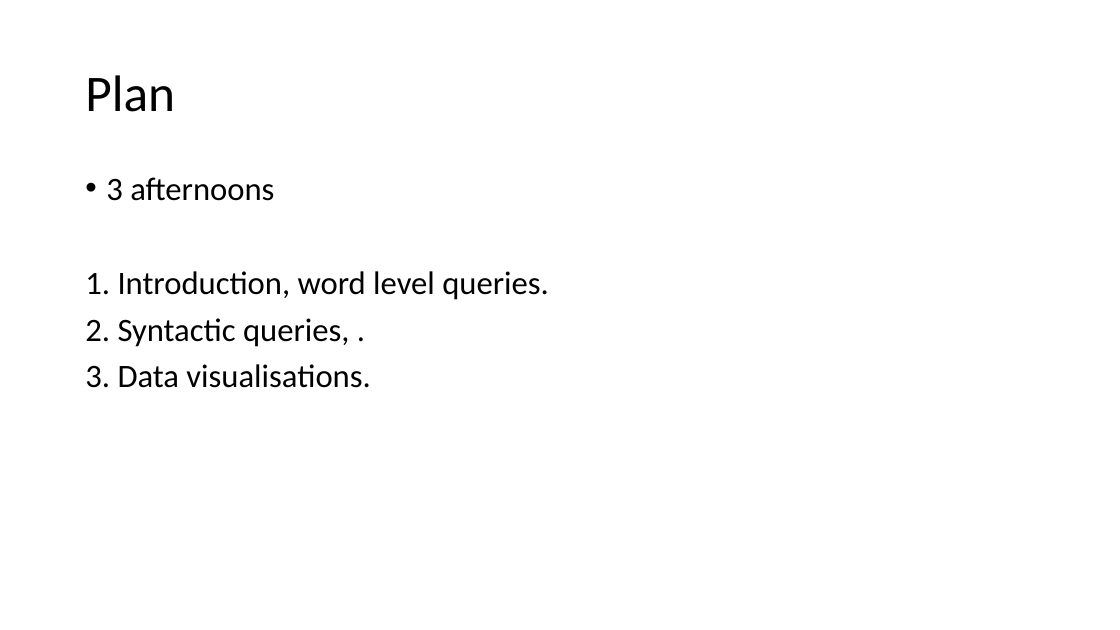
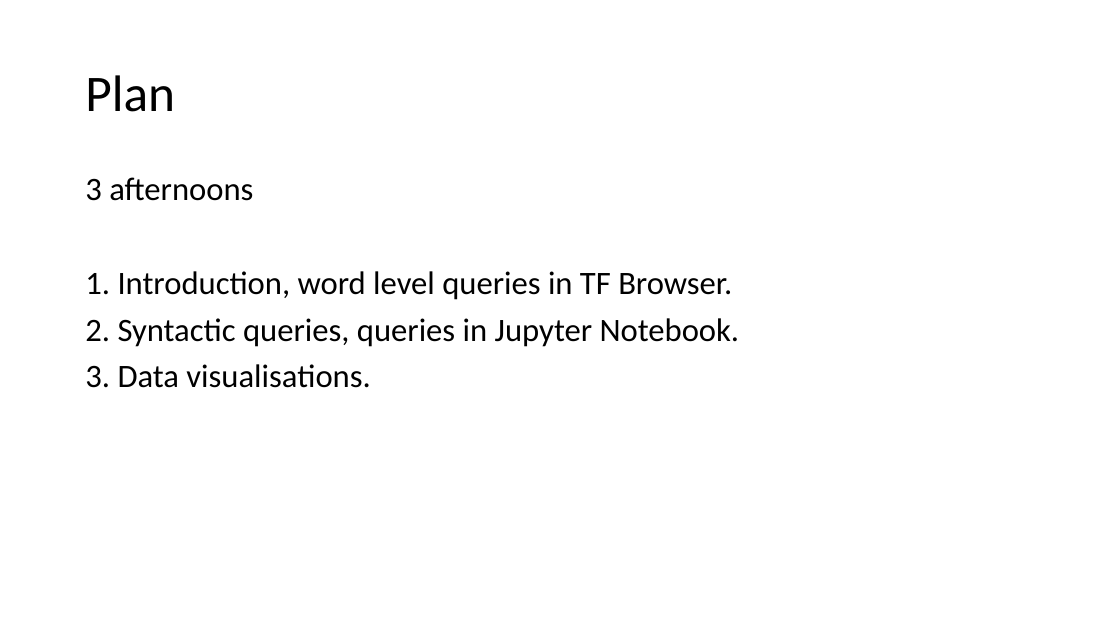
Before and after one commit to MartijnNaaijer/workshop_zurich_text_fabric, a slide deck: slide 4 of presentation_6_march_2026.pptx. Drawn at 1120x630 pixels with LibreOffice and Linux fonts; fonts in the diff are those of the drawing. Boxes give left, top, right and bottom in pixels: in the first picture for what was removed or moved away, otherwise in the second. Text is boxed around its words. In the diff, an @@ line names an element or a change of style, - is before the commit and + after.

```diff
--- a/presentation_6_march_2026.pptx
+++ b/presentation_6_march_2026.pptx
@@ text at bbox=[85, 177, 253, 201]: bullet • to none @@
@@ text at bbox=[85, 271, 740, 347]: text changed @@
-1. Introduction, word level queries.
-2. Syntactic queries, .
+1. Introduction, word level queries in TF Browser.
+2. Syntactic queries, queries in Jupyter Notebook.
```
Also in this commit, not shown: 2 other slides changed, 3 slides added, 1 slide removed, 2 other files.
